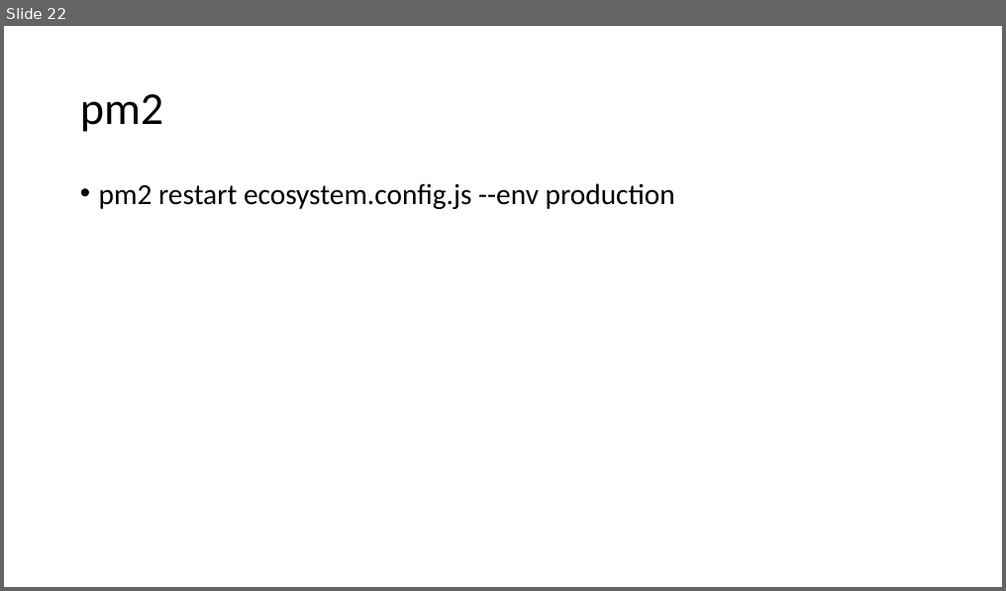
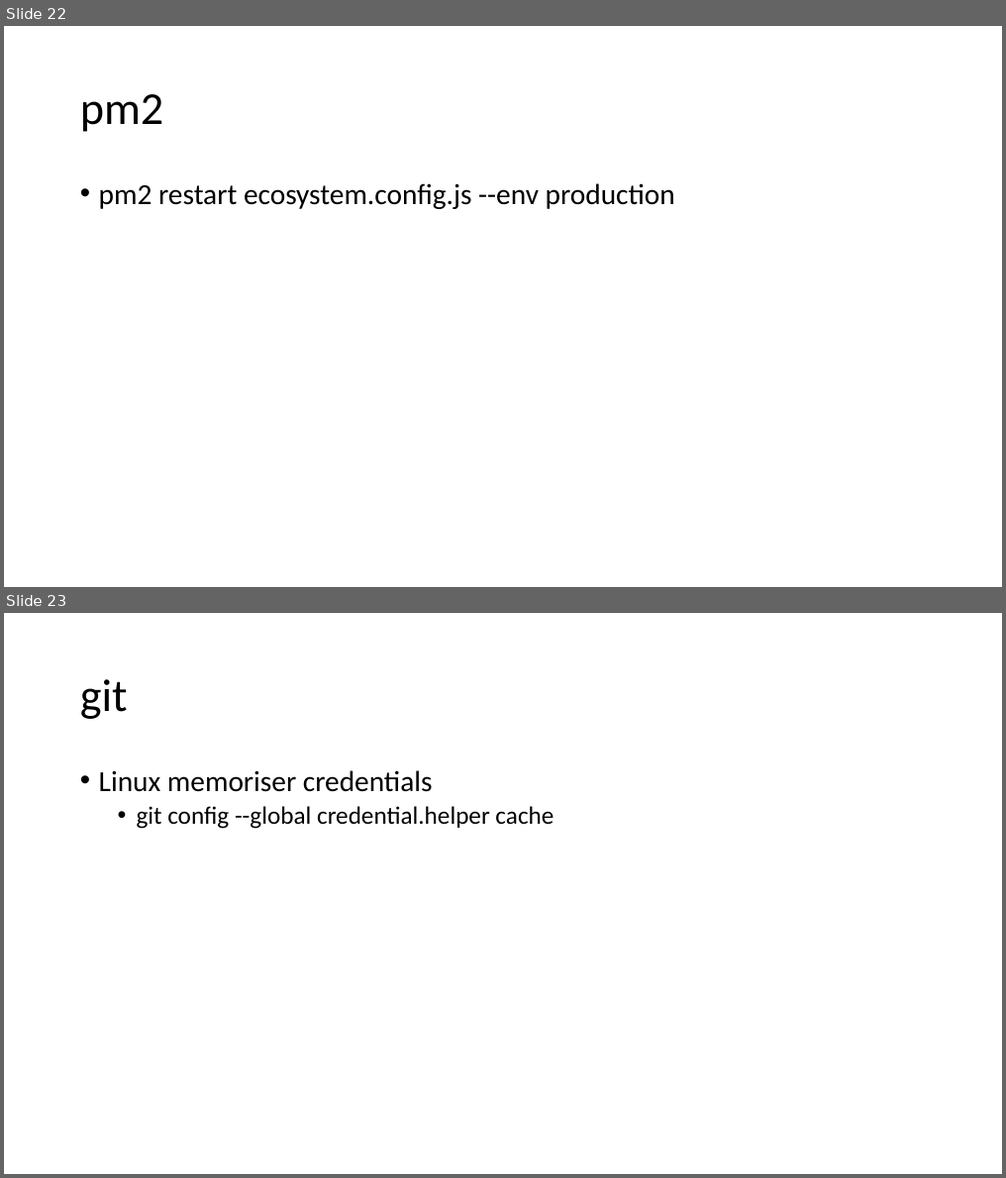
Before and after one commit to jlg-formation/fuj-juillet-2020, a slide deck: notes.pptx. Shown one above the other, each under a label of ours: slide 22 before the commit, slides 22 and 23 after it. The pictures are 1006x591 and 1006x1178 pixels, drawn with LibreOffice and Linux fonts; fonts in the diff are those of the drawing. Boxes give left, top, right and bottom in pixels: in the first picture for what was removed or moved away, otherwise in the second. Text is boxed around its words. In the diff, an @@ line names an element or a change of style, - is before the commit and + after.

```diff
--- a/notes.pptx
+++ b/notes.pptx
@@ slide 23 added at (4, 613, 1002, 1174), background #FFFFFF @@
@@ title added at (80, 679, 128, 719), 44 pt, text #000000 @@
+git
@@ text added at (99, 770, 553, 829), 24 pt, text #000000 @@
+• Linux memoriser credentials
+  • git config --global credential.helper cache
```
Also in this commit, not shown: 2 slides changed, 1 other slide added.
